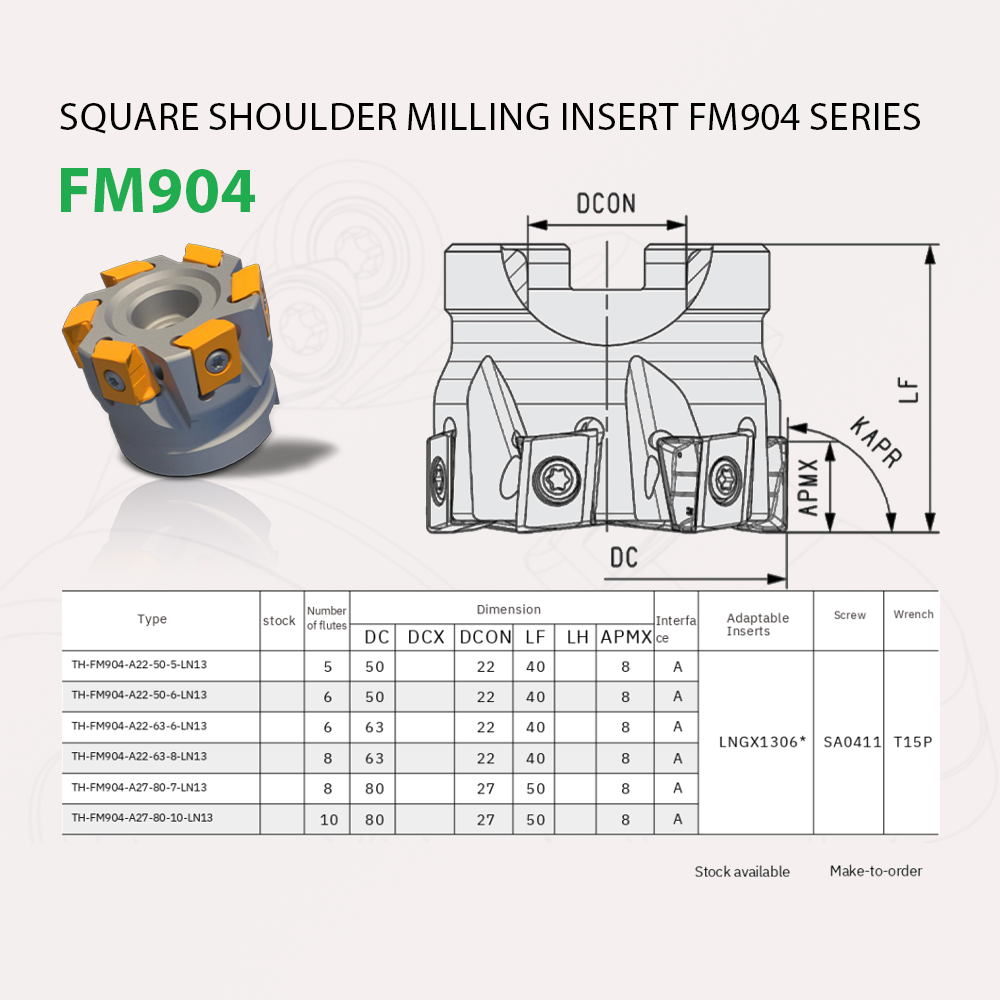
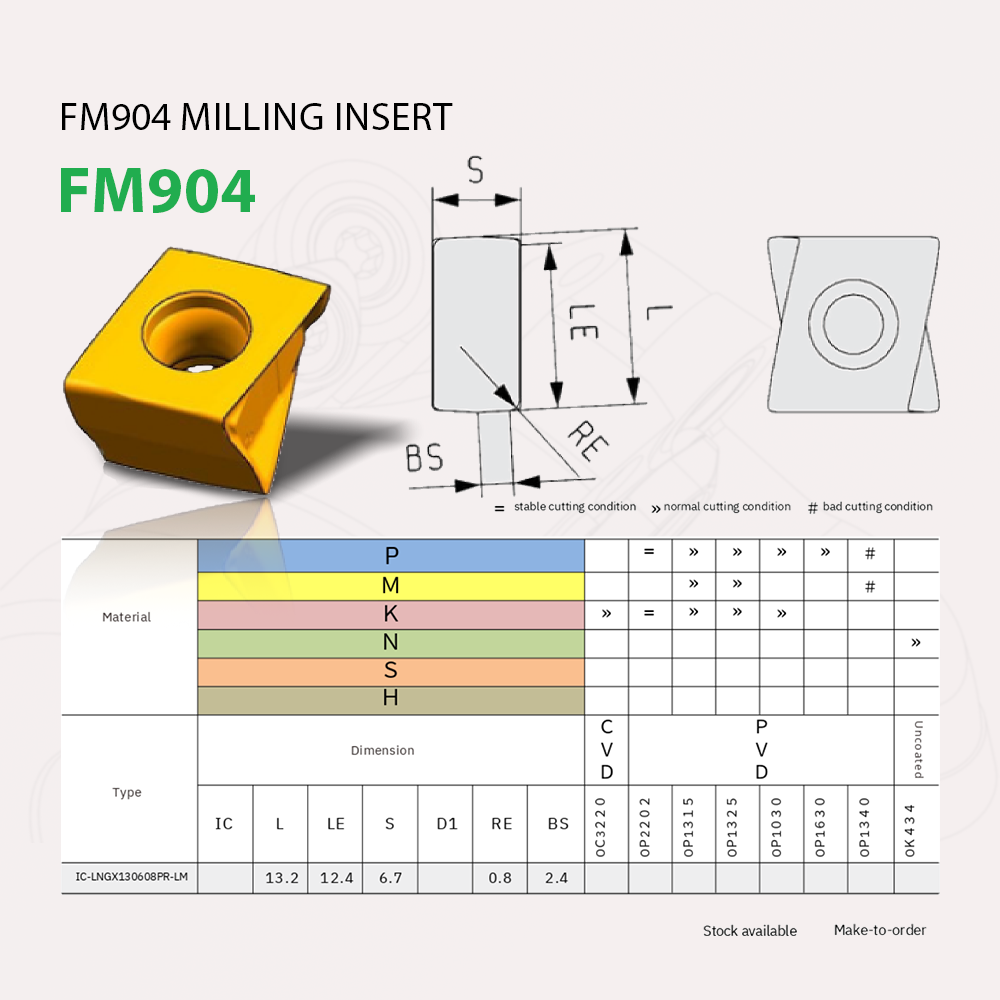
Comparing the layer stacks of the two w=1000, h=1000 images. Changes:
added group "insert-fm904-thong-so-ky-thuat" with 5 layers above "holder-thong-so-ky-thuat" over (x1=61, y1=103, x2=940, y2=936)
added layer "insert-fm904 copy" (1st of 2, in "insert-fm904-thong-so-ky-thuat") in group "insert-fm904-thong-so-ky-thuat" over (x1=63, y1=246, x2=424, y2=632)
added layer "Layer 2" in group "insert-fm904-thong-so-ky-thuat" over (x1=61, y1=501, x2=940, y2=936)
added layer "FM904 milling insert copy" in group "insert-fm904-thong-so-ky-thuat" over (x1=62, y1=103, x2=453, y2=130)
added layer "Color Fill 1" (1st of 2, in "insert-fm904-thong-so-ky-thuat") in group "insert-fm904-thong-so-ky-thuat" over (x1=406, y1=155, x2=940, y2=498)
moved "Layer 1" into group "holder-thong-so-ky-thuat" over (x1=61, y1=590, x2=940, y2=877)
moved "holder-fm904" (1st of 2, in "holder-thong-so-ky-thuat") into group "holder-thong-so-ky-thuat" over (x1=61, y1=243, x2=345, y2=589)
moved "Color Fill 1" (2nd of 2, in "holder-thong-so-ky-thuat") into group "holder-thong-so-ky-thuat" over (x1=425, y1=192, x2=940, y2=590)
moved "Square shoulder milling insert FM904 series copy" into group "holder-thong-so-ky-thuat" over (x1=60, y1=103, x2=920, y2=134)